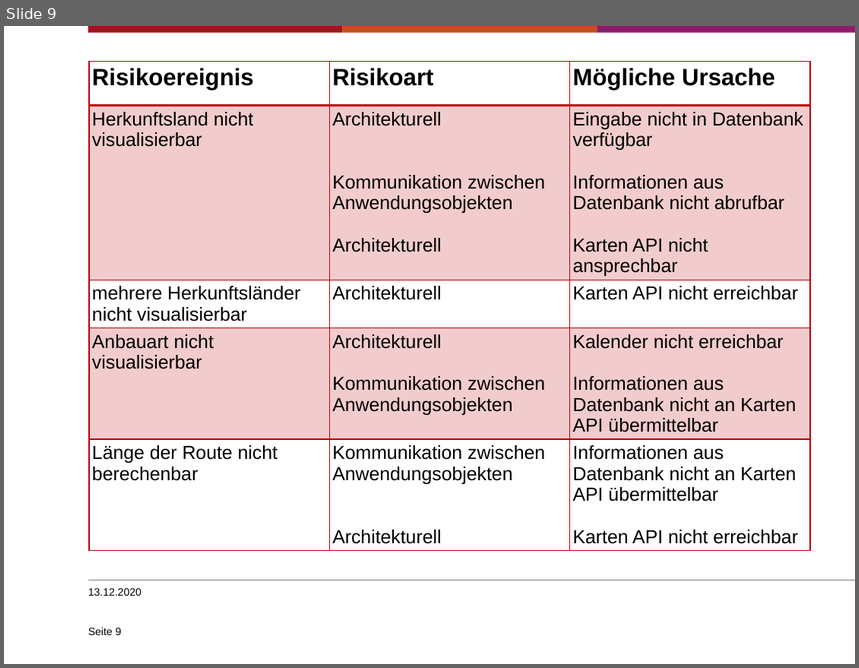
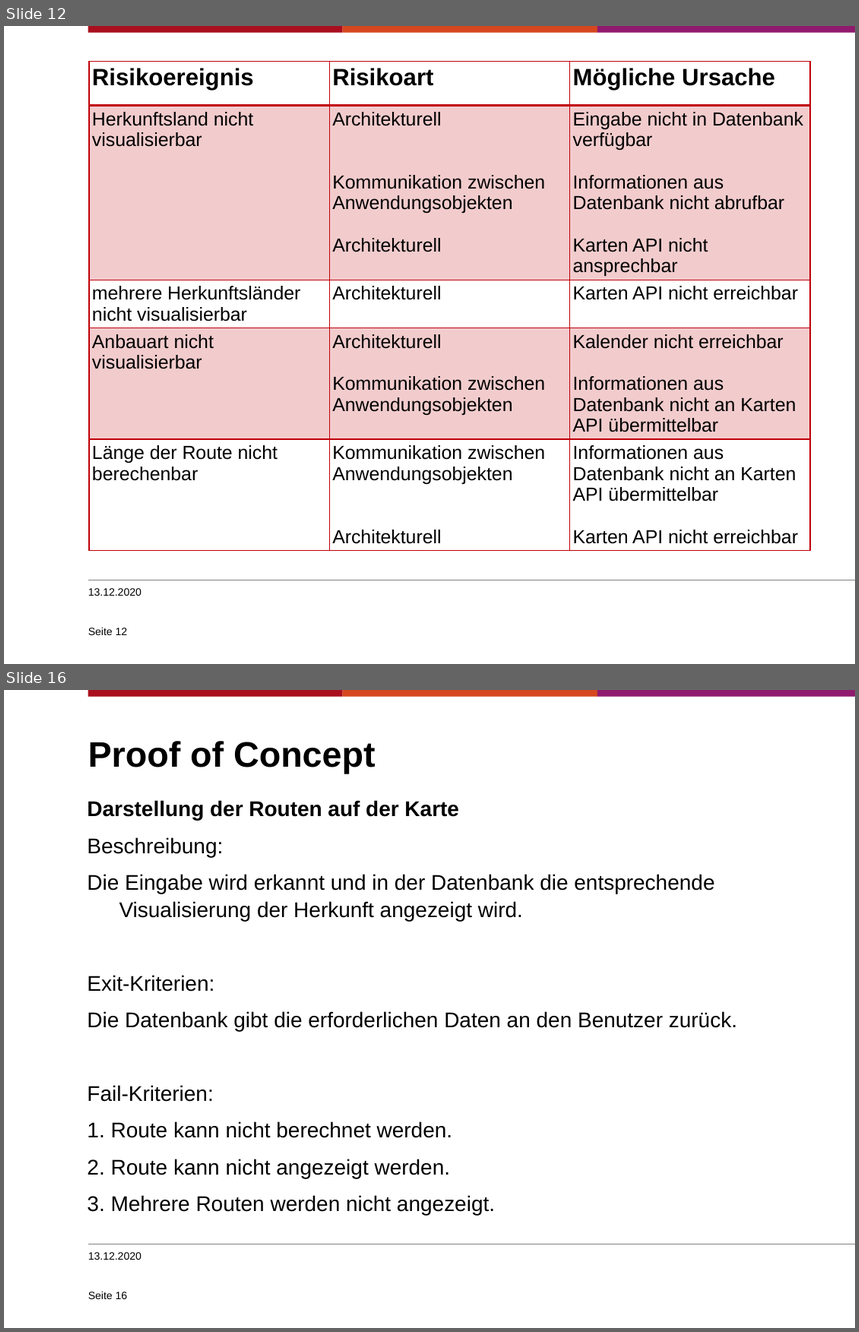
Before and after one commit to sjohannsen1/EPWS2020Mohr-DamaJohannsen, a slide deck: Audits/WS2020_Mohr-Dama_Johannsen_Präsentation_audit2.pptx. Shown one above the other, each under a label of ours: slide 9 before the commit, slides 12 and 16 after it; the slides between them are not shown. The pictures are 859x668 and 859x1332 pixels, drawn with LibreOffice and Linux fonts; fonts in the diff are those of the drawing; background and template pictures are left out. Boxes give left, top, right and bottom in pixels: in the first picture for what was removed or moved away, otherwise in the second. Text is boxed around its words. In the diff, an @@ line names an element or a change of style, - is before the commit and + after.

```diff
--- a/Audits/WS2020_Mohr-Dama_Johannsen_Präsentation_audit2.pptx
+++ b/Audits/WS2020_Mohr-Dama_Johannsen_Präsentation_audit2.pptx
@@ slide 16 added at box(4, 690, 855, 1328), background #FFFFFF; not listed: 4 template elements that a slide beside it also shows @@
@@ title added at box(88, 741, 375, 774), 30 pt, text #000000, bold @@
+Proof of Concept
@@ text added at box(87, 800, 737, 1215), 18 pt, text #000000 @@
+Darstellung der Routen auf der Karte
+Beschreibung:
+Die Eingabe wird erkannt und in der Datenbank die entsprechende Visualisierung der Herkunft angezeigt wird.
+Exit-Kriterien:
+Die Datenbank gibt die erforderlichen Daten an den Benutzer zurück.
+Fail-Kriterien:
+1. Route kann nicht berechnet werden.
+2. Route kann nicht angezeigt werden.
+3. Mehrere Routen werden nicht angezeigt.
@@ text added at box(88, 1252, 142, 1260), 9 pt, text #000000 @@
+13.12.2020
@@ page number added at box(88, 1292, 128, 1300), 9 pt, text #000000 @@
+Seite 16
@@ what was slide 9 is now slide 12 @@
@@ page number at box(88, 628, 128, 636): text changed @@
-Seite 9
+Seite 12
```
Also in this commit, not shown: 1 slide changed, 6 other slides added, 1 other file.
